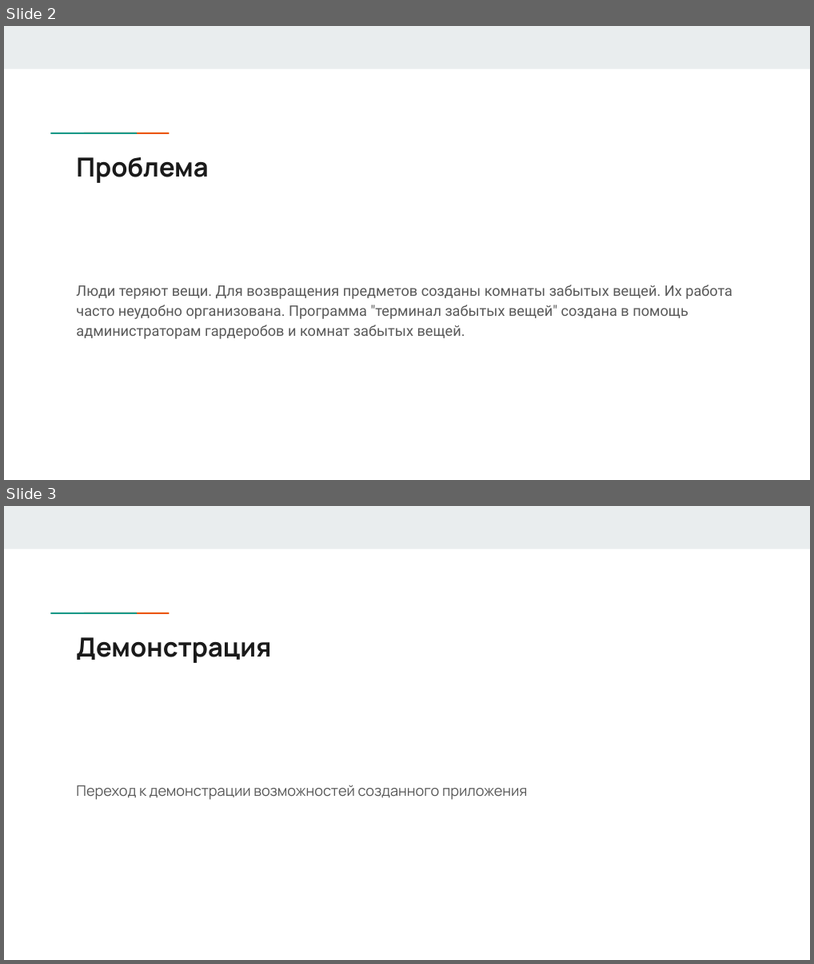
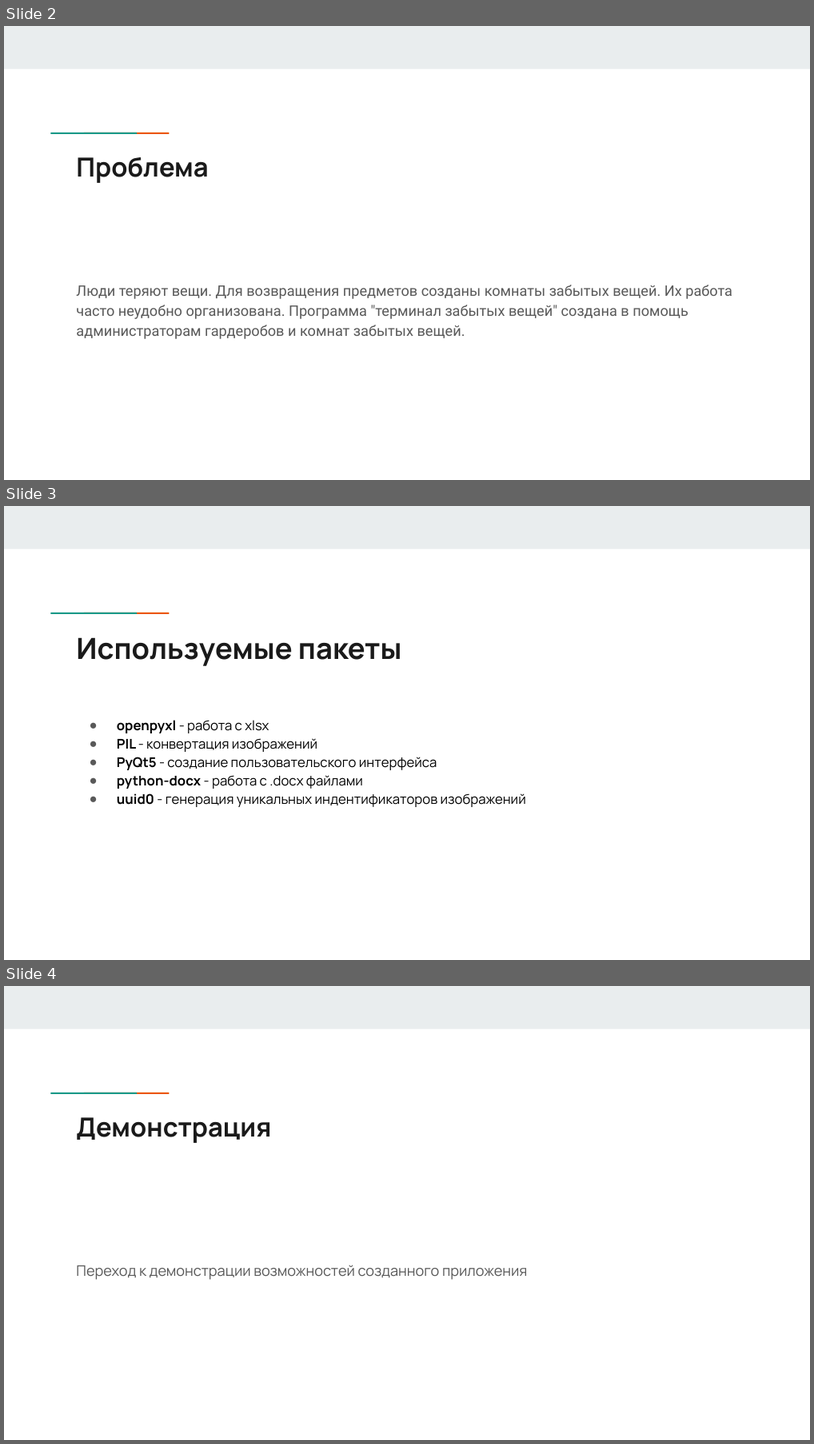
Before and after one commit to coder8080/t-o-f-t, a slide deck: presentation.pptx. Shown one above the other, each under a label of ours: slides 2 and 3 before the commit, slides 2, 3 and 4 after it. The pictures are 814x964 and 814x1444 pixels, drawn with LibreOffice and Linux fonts; fonts in the diff are those of the drawing. Boxes give left, top, right and bottom in pixels: in the first picture for what was removed or moved away, otherwise in the second. Text is boxed around its words. In the diff, an @@ line names an element or a change of style, - is before the commit and + after.

Commit message:
Зависимости добавлены в презентацию

```diff
--- a/presentation.pptx
+++ b/presentation.pptx
@@ slide 3 added at (4,506,810,960), background #FFFFFF; not listed: 3 template elements that a slide beside it also shows @@
@@ title added at (76,637,402,666), 26 pt, text #1A1A1A, bold @@
+Используемые пакеты
@@ text added at (117,720,526,807), 12 pt, text #000000 @@
+● openpyxl - работа с xlsx
+● PIL - конвертация изображений
+● PyQt5 - создание пользовательского интерфейса
+● python-docx - работа с .docx файлами
+● uuid0 - генерация уникальных индентификаторов изображений
@@ what was slide 3 is now slide 4 @@
```
